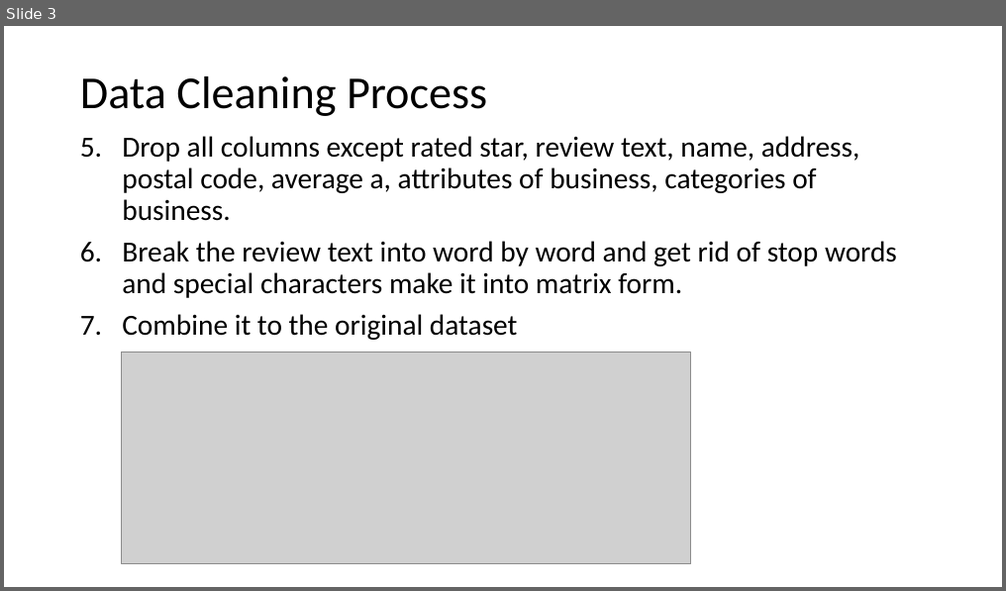
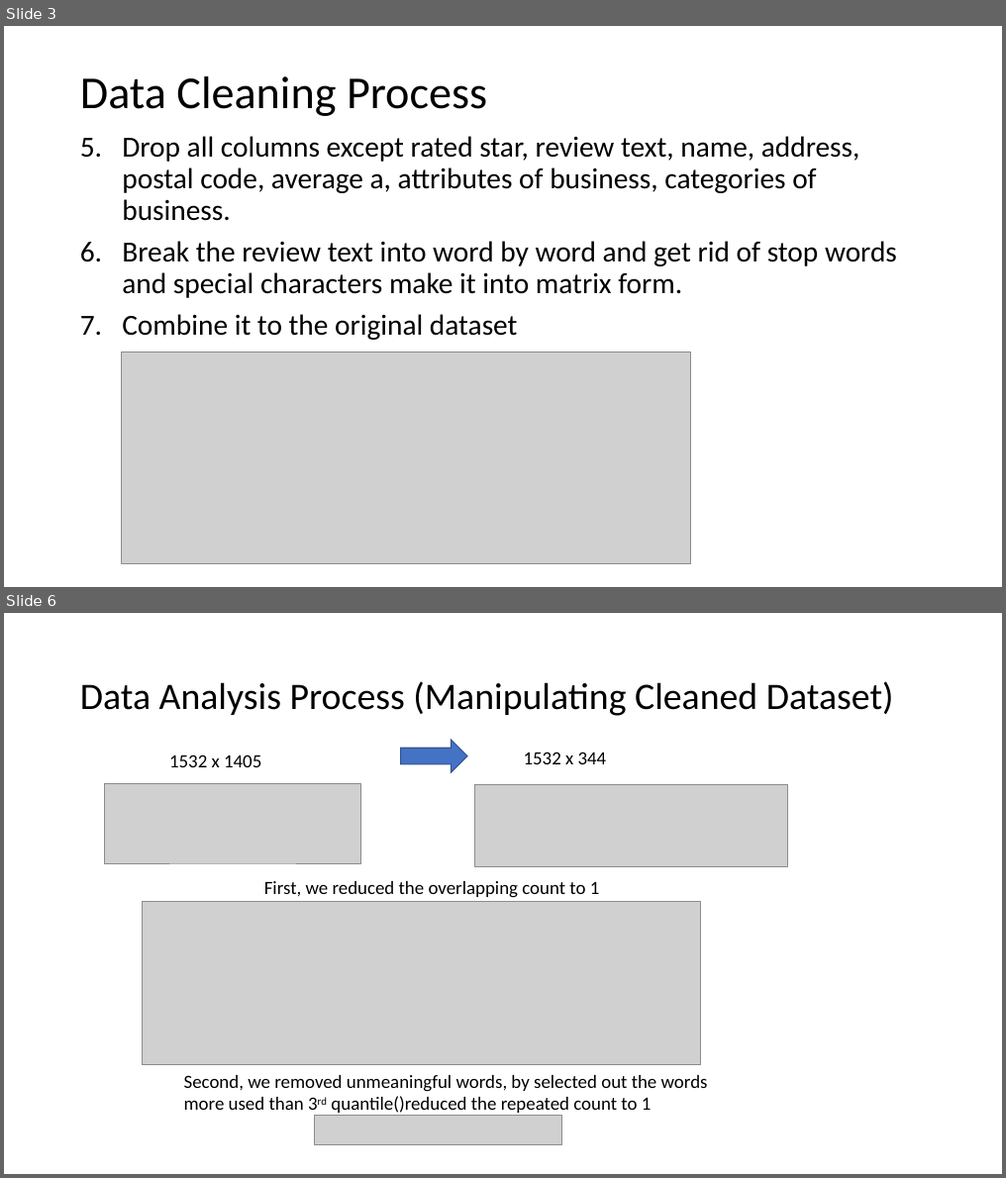
Before and after one commit to cocofreefarm/Module3, a slide deck: Hotels in Madison Area.pptx. Shown one above the other, each under a label of ours: slide 3 before the commit, slides 3 and 6 after it; the slides between them are not shown. The pictures are 1006x591 and 1006x1178 pixels, drawn with LibreOffice and Linux fonts; fonts in the diff are those of the drawing; grey boxes stand for pictures. Boxes give left, top, right and bottom in pixels: in the first picture for what was removed or moved away, otherwise in the second. Text is boxed around its words. In the diff, an @@ line names an element or a change of style, - is before the commit and + after.

Commit message:
more contents in ppt and revise critical error in analysis step

```diff
--- a/Hotels in Madison Area.pptx
+++ b/Hotels in Madison Area.pptx
@@ slide 6 added at [4, 613, 1002, 1174], background #FFFFFF @@
@@ title added at [80, 681, 894, 716], 36 pt, text #000000 @@
+Data Analysis Process (Manipulating Cleaned Dataset)
@@ text added at [169, 755, 261, 767], 18 pt, text #000000 @@
+1532 x 1405
@@ right arrow added at [401, 740, 467, 772], fill #4472C4, outline #325491 1 pt @@
@@ text added at [524, 752, 607, 764], 18 pt, text #000000 @@
+1532 x 344
@@ picture added at [105, 783, 361, 863] @@
@@ picture added at [474, 785, 788, 866] @@
@@ picture added at [142, 902, 700, 1065] @@
@@ text added at [264, 881, 600, 898], 18 pt, text #000000 @@
+First, we reduced the overlapping count to 1
@@ text added at [184, 1075, 708, 1116], 18 pt, text #000000 @@
+Second, we removed unmeaningful words, by selected out the words more used than 3rd quantile()reduced the repeated count to 1
@@ picture added at [315, 1115, 561, 1146] @@
```
Also in this commit, not shown: 2 slides changed, 3 other slides added, 1 other file.
